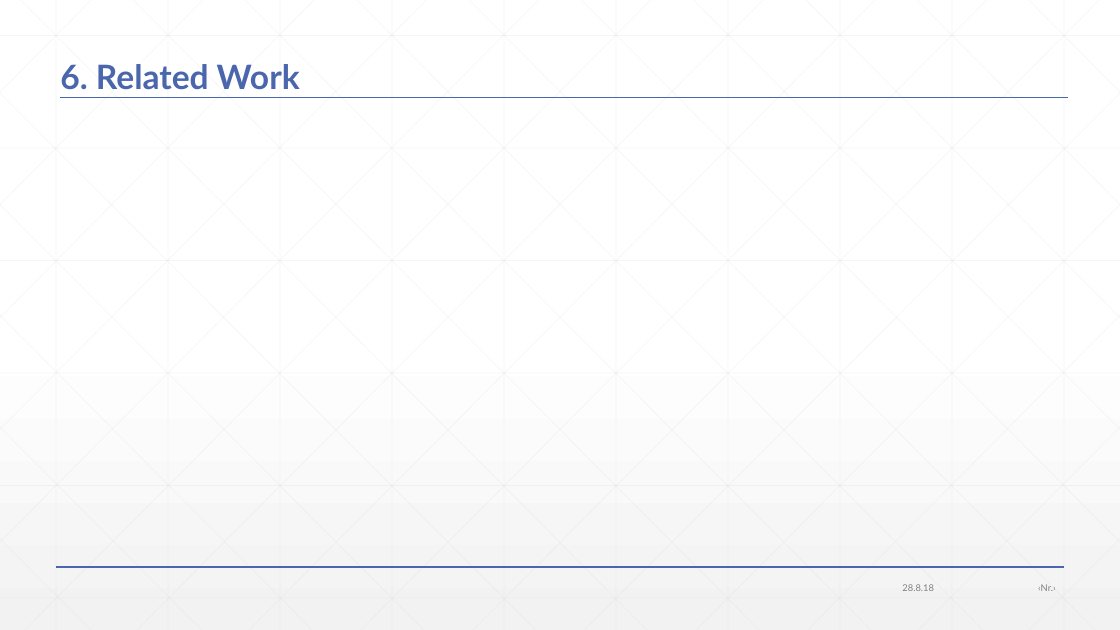
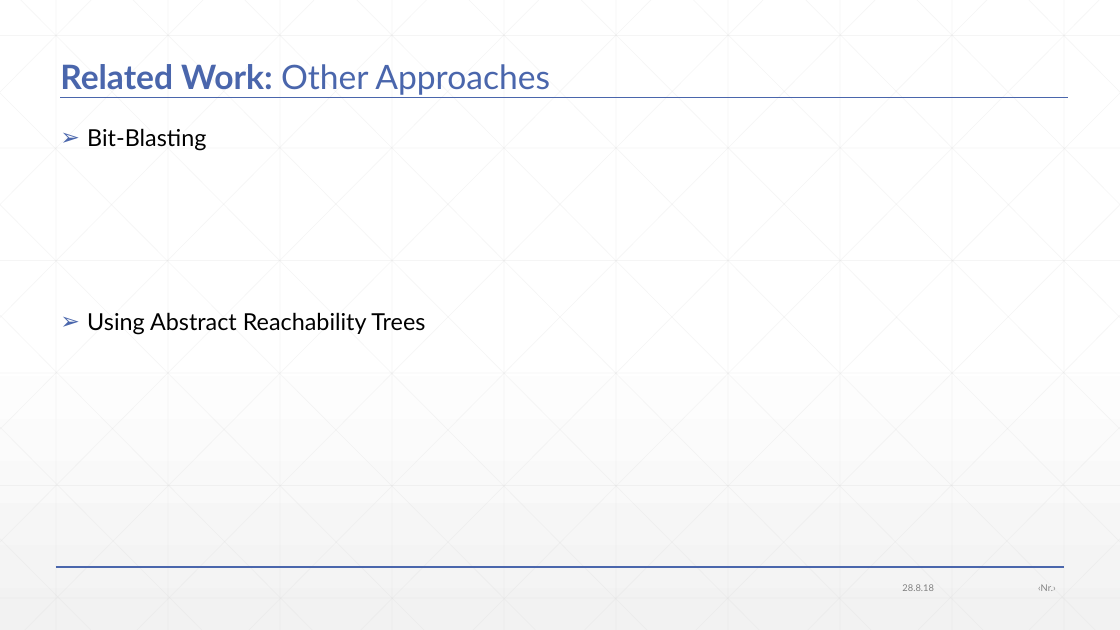
Before and after one commit to JonasWerner/BachelorThesis, a slide deck: slide 51 of Presentation/pdr_presentation_v2.pptx (slide 34 before the commit). Drawn at 1120x630 pixels with LibreOffice and Linux fonts; fonts in the diff are those of the drawing. Boxes give left, top, right and bottom in pixels: in the first picture for what was removed or moved away, otherwise in the second. Text is boxed around its words. In the diff, an @@ line names an element or a change of style, - is before the commit and + after.

```diff
--- a/Presentation/pdr_presentation_v2.pptx
+++ b/Presentation/pdr_presentation_v2.pptx
@@ title at (60,64,550,95): text changed; bold off @@
-6. Related Work
+Related Work: Other Approaches
@@ text added at (87,128,425,335), 20 pt, text #000000 @@
+➢ Bit-Blasting
+➢ Using Abstract Reachability Trees
```
Also in this commit, not shown: 6 other slides changed, 18 slides added, 1 other file.
